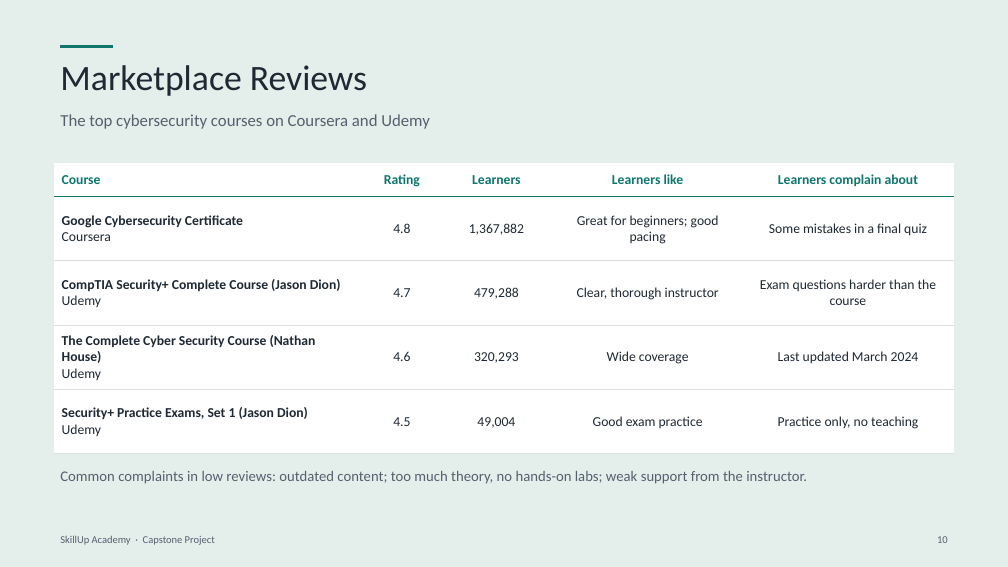
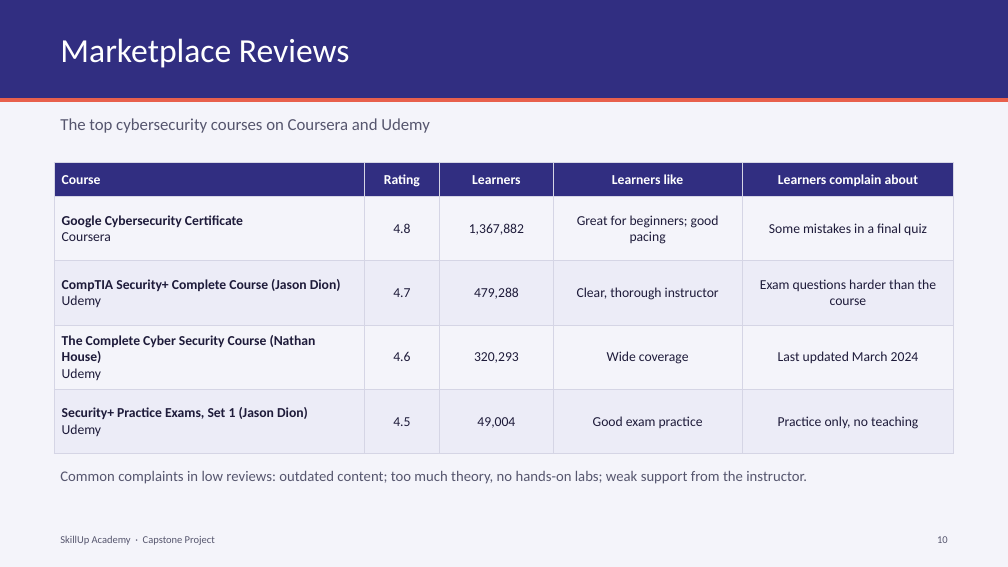
Before and after one commit to BadboyVee/BlackHoleeee, a slide deck: slide 10 of capstone/Capstone_Market_Research.pptx. Drawn at 1008x567 pixels with LibreOffice and Linux fonts; fonts in the diff are those of the drawing. Boxes give left, top, right and bottom in pixels: in the first picture for what was removed or moved away, otherwise in the second. Text is boxed around its words. In the diff, an @@ line names an element or a change of style, - is before the commit and + after.

```diff
--- a/capstone/Capstone_Market_Research.pptx
+++ b/capstone/Capstone_Market_Research.pptx
@@ background #E4EFEC to #F4F4FA @@
@@ rectangle added at <box>0,0,1008,98</box>, fill #312E81 @@
@@ title "Marketplace Reviews": place and size @@
-title "Marketplace Reviews" at <box>60,65,367,96</box>
+title "Marketplace Reviews" at <box>60,38,350,68</box>
@@ title "Marketplace Reviews" at <box>60,38,350,68</box>: size 34 to 32 pt, text colour #1F2933 to #FFFFFF @@
@@ line removed from (60, 47) to (113, 47) @@
@@ line added from (0, 100) to (1008, 100), #E8604C 4 pt @@
@@ text colour #55606E to #56566E in 4 elements at <box>60,535,215,545</box>, <box>937,536,948,543</box>, <box>60,471,807,484</box>, <box>60,118,430,133</box> @@
@@ table at <box>54,163,954,454</box> @@
@@ fill #FFFFFF to #312E81 in row 1 @@
@@ fill #FFFFFF to none in 10 cells @@
@@ fill #FFFFFF to #ECECF7 in 10 cells @@
@@ text colour #0F766E to #FFFFFF in "Course", "Rating", "Learners", "Learners like" and 1 more places @@
@@ text colour #1F2933 to #1E1B3A in "Google Cybersecurity Certificate", "Coursera", "4.8", "1,367,882" and 20 more places @@
@@ borders changed @@
```
Also in this commit, not shown: 15 other slides changed, 4 other files.
